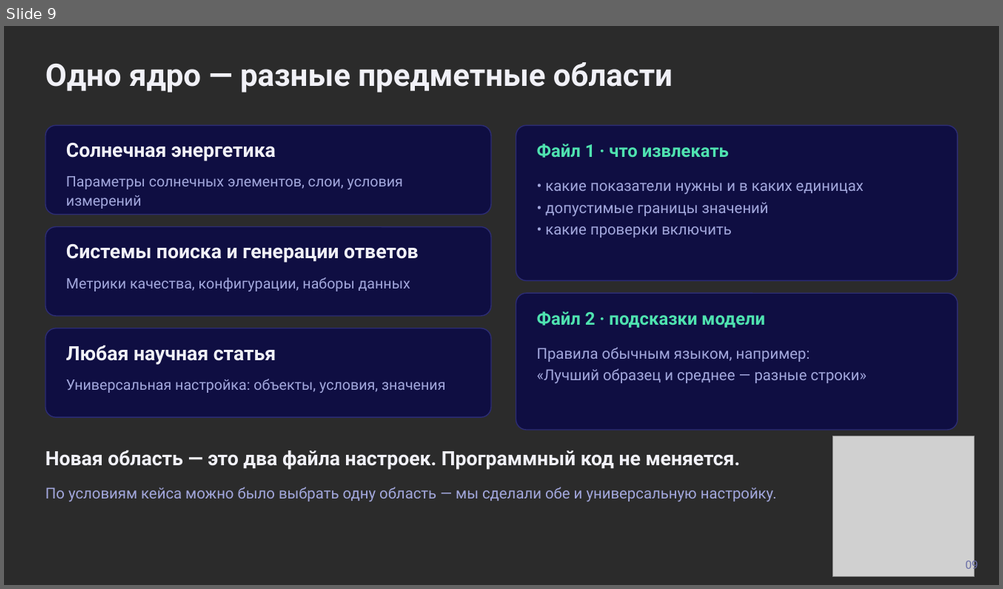
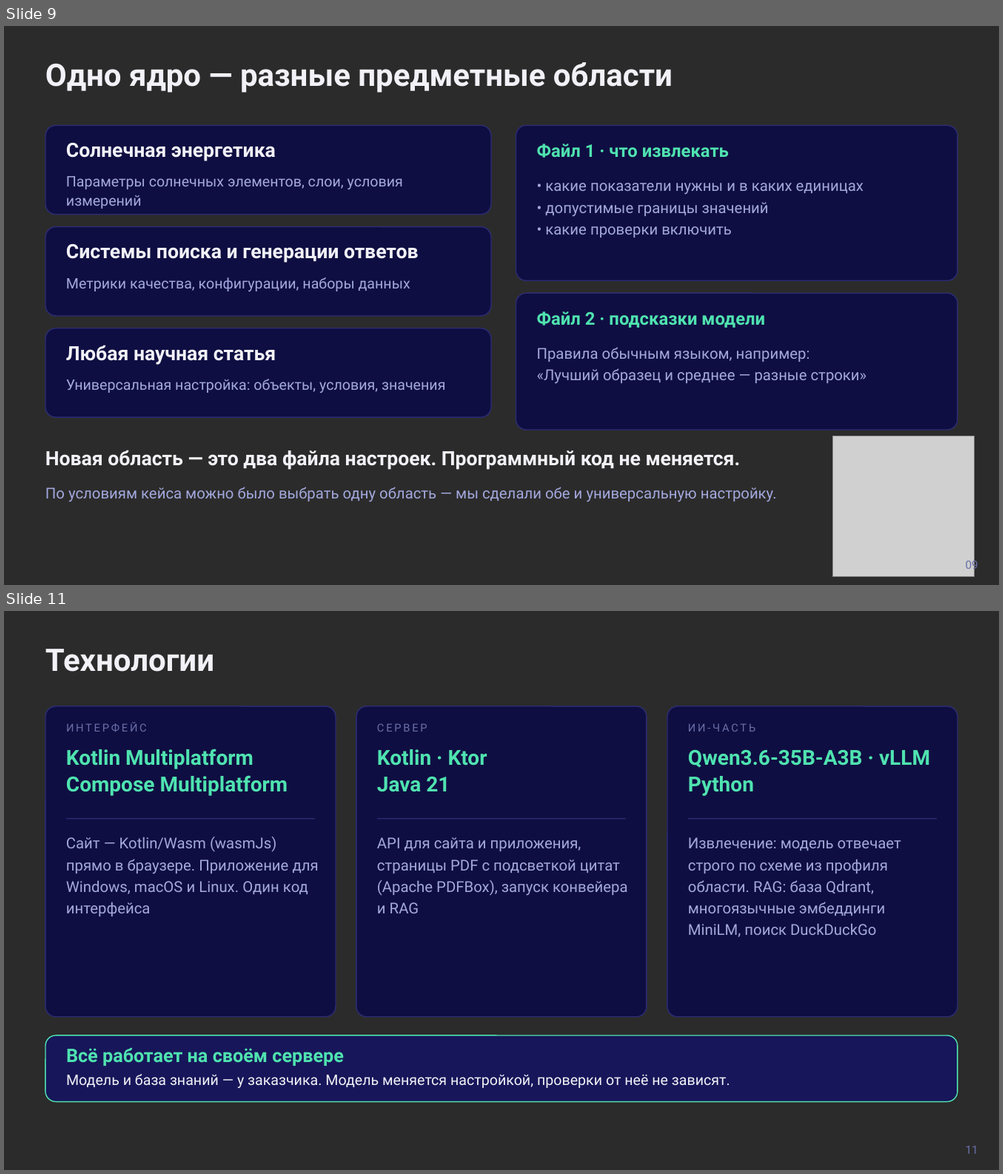
Before and after one commit to TawerkaQQ/cybergarden_xx_vinity, a slide deck: presentation/presentation.pptx. Shown one above the other, each under a label of ours: slide 9 before the commit, slides 9 and 11 after it; the slides between them are not shown. The pictures are 1003x589 and 1003x1174 pixels, drawn with LibreOffice and Linux fonts; fonts in the diff are those of the drawing; grey boxes stand for pictures; background and template pictures are left out; a plain dark background stands for a picture behind light text. Boxes give left, top, right and bottom in pixels: in the first picture for what was removed or moved away, otherwise in the second. Text is boxed around its words. In the diff, an @@ line names an element or a change of style, - is before the commit and + after.

Commit message:
Обновить презентацию: RAG-система, технологии, скриншоты интерфейса вместо гифок

```diff
--- a/presentation/presentation.pptx
+++ b/presentation/presentation.pptx
@@ slide 11 added at bbox=[4, 611, 999, 1170], background picture (left out) @@
@@ text added at bbox=[45, 649, 214, 672], 30 pt, text #F1F1F7, bold @@
+Технологии
@@ group added at bbox=[45, 706, 336, 1017]: 3 texts, 1 rounded rectangle, 1 rectangle @@
+ИНТЕРФЕЙС
+Kotlin Multiplatform
+Compose Multiplatform
+Сайт — Kotlin/Wasm (wasmJs) прямо в браузере. Приложение для Windows, macOS и Linux. Один код интерфейса
@@ group added at bbox=[356, 706, 646, 1017]: 3 texts, 1 rounded rectangle, 1 rectangle @@
+СЕРВЕР
+Kotlin · Ktor
+Java 21
+API для сайта и приложения, страницы PDF с подсветкой цитат (Apache PDFBox), запуск конвейера и RAG
@@ group added at bbox=[667, 706, 958, 1017]: 3 texts, 1 rounded rectangle, 1 rectangle @@
+ИИ-ЧАСТЬ
+Qwen3.6-35B-A3B · vLLM
+Python
+Извлечение: модель отвечает строго по схеме из профиля области. RAG: база Qdrant, многоязычные эмбеддинги MiniLM, поиск DuckDuckGo
@@ rounded rectangle added at bbox=[45, 1036, 958, 1102], fill #17165A, outline #4FE3B0 1 pt @@
@@ text added at bbox=[66, 1048, 344, 1066], 18 pt, text #4FE3B0, bold @@
+Всё работает на своём сервере
@@ text added at bbox=[66, 1074, 730, 1088], 14 pt, text #F1F1F7 @@
+Модель и база знаний — у заказчика. Модель меняется настройкой, проверки от неё не зависят.
@@ text added at bbox=[965, 1146, 978, 1154], 11 pt, text #6A6FA8 @@
+11
```
Also in this commit, not shown: 6 slides changed, 1 other slide added, 2 slides removed.
